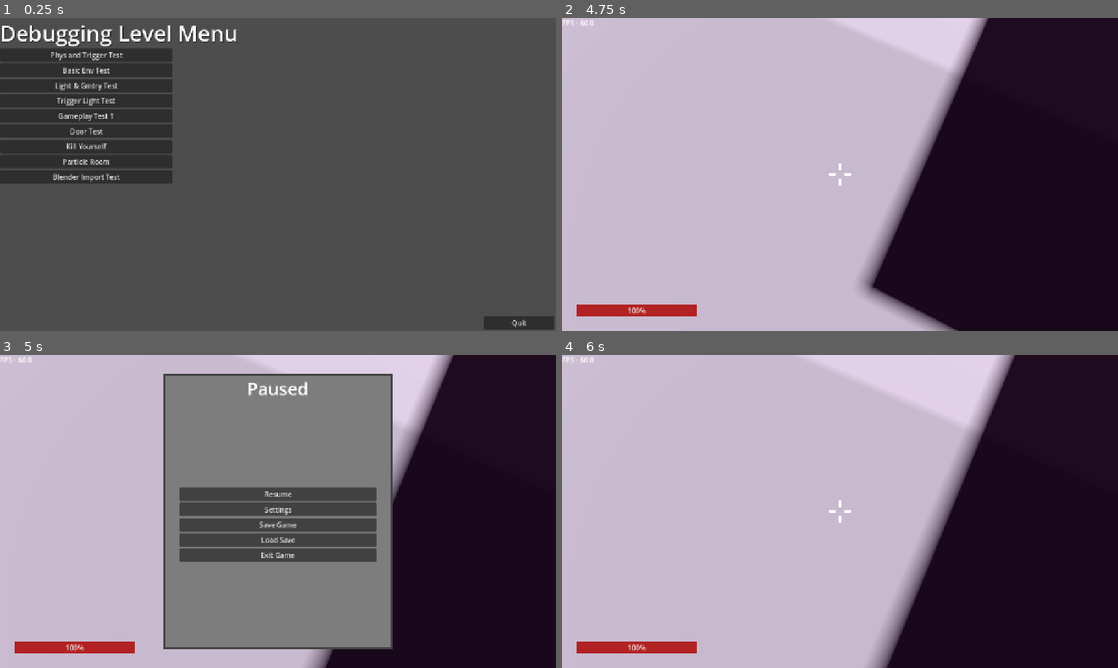
Above: before the commit, frames 1-4 (two rows, left to right).
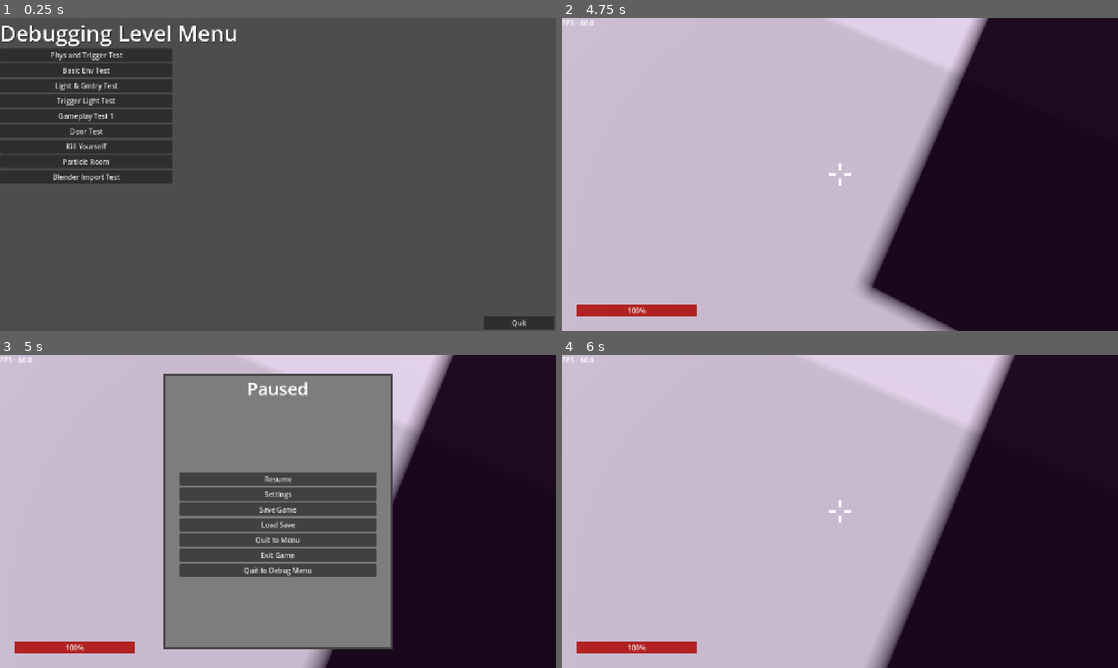
Above: after the commit, the same moments.

Repository: RubberDev/3d-game-test
Game: Godot game, scene res://TitleScreens/DebugTitleScr/DebugTitleScreen.tscn
Same seed, same stepped clock (60 frames per second), same inputs: the game is played once before the commit and once after it. Sound files missing from this copy of the repository are replaced by a short silence.
Inputs (mouse positions are in pixels of both pictures, inside the frame that each line leads up to):
- Up to frame 1 (0.25 s): no input
- Up to frame 2 (4.75 s): click "Phys and Trigger Test" at 0.5 s; tap Enter at 1.25 s; move the mouse to (867, 174) at 1.27 s; hold Ctrl (Crouch) 1.28-2.03 s; hold W (Forward) from 1.28 s (still down); tap Space (Jump) at 1.52, 2.27, 3.77, 4.52 s; move the mouse to (812, 174) at 2.02 s; tap F (Flashlight) at 2.1 s; move the mouse to (851, 168) at 2.77 s; tap E (Interact) at 2.85 s; move the mouse to (834, 180) at 3.52 s; tap Alt (Sneak) at 3.6 s; move the mouse to (878, 177) at 4.27 s; hold Shift (Sprint) from 4.28 s (still down)
- Up to frame 3 (5 s): keep holding W (Forward); keep holding Shift (Sprint); tap Escape (Pause) at 4.9 s
- Up to frame 4 (6 s): move the mouse to (673, 464) at 5.02 s; release W (Forward) at 5.03 s; release Shift (Sprint) at 5.03 s; hold A (Left) 5.03-5.75 s; tap Ctrl (Crouch) at 5.1 s; tap Space (Jump) at 5.27 s; click "Resume" at 5.75 s

Frames 1-2 are identical in both runs. In frame 3, 3.2% of the frame differs, in the area x 32-68%, y 37-71%; in frame 4, nothing differs.

Commit message:
Quit to debug menu screen that doesn't work properly because why would it
Quit to debug menu screen that doesn't work properly because why would it

Diff:
--- a/Player/Scripts/pause_menu.gd
+++ b/Player/Scripts/pause_menu.gd
@@ -38,6 +38,10 @@
 # Close settings
 func _on_close_settings_pressed() -> void:
 	$Settings.hide()
+
+# Quit to the debug menu
+func _on_quit_2_debug_pressed() -> void:
+	get_tree().change_scene_to_file("res://TitleScreens/DebugTitleScr/DebugTitleScreen.tscn")
 
 # Volume
 var bus = AudioServer.get_bus_index("Master")
--- a/Player/UI/pause_menu.tscn
+++ b/Player/UI/pause_menu.tscn
@@ -70,11 +70,20 @@
 layout_mode = 2
 text = "Load Save"
 
+[node name="Quit2Menu" type="Button" parent="MainP/VBoxContainer"]
+layout_mode = 2
+text = "Quit to Menu"
+
 [node name="Quit" type="Button" parent="MainP/VBoxContainer"]
 layout_mode = 2
 text = "Exit Game"
 
+[node name="Quit2Debug" type="Button" parent="MainP/VBoxContainer"]
+layout_mode = 2
+text = "Quit to Debug Menu"
+
 [node name="Settings" type="Panel" parent="."]
+visible = false
 layout_mode = 1
 anchors_preset = 15
 anchor_right = 1.0
@@ -227,6 +236,7 @@
 [connection signal="pressed" from="MainP/VBoxContainer/Resume" to="." method="_on_resume_pressed"]
 [connection signal="pressed" from="MainP/VBoxContainer/Settings" to="." method="_on_settings_pressed"]
 [connection signal="pressed" from="MainP/VBoxContainer/Quit" to="." method="_on_quit_pressed"]
+[connection signal="pressed" from="MainP/VBoxContainer/Quit2Debug" to="." method="_on_quit_2_debug_pressed"]
 [connection signal="pressed" from="Settings/CloseSettings" to="." method="_on_close_settings_pressed"]
 [connection signal="value_changed" from="Settings/VBoxContainer/Volume" to="." method="_on_volume_value_changed"]
 [connection signal="item_selected" from="Settings/VBoxContainer/WindowModes" to="." method="_on_window_modes_item_selected"]
